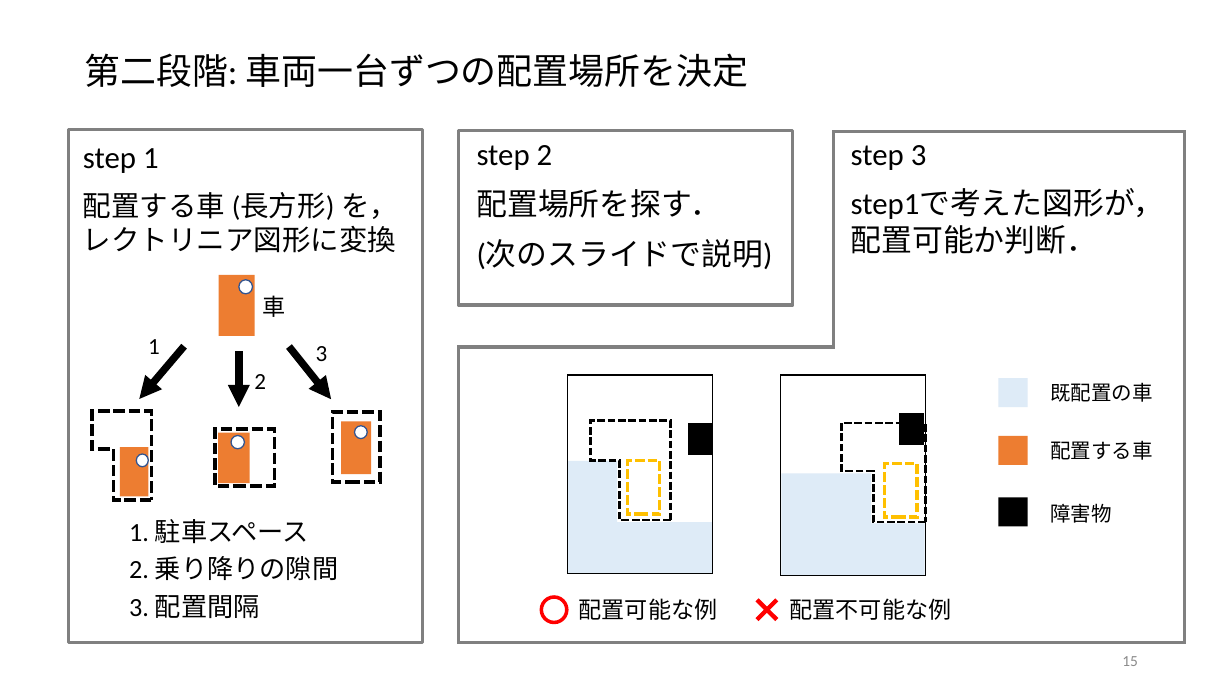
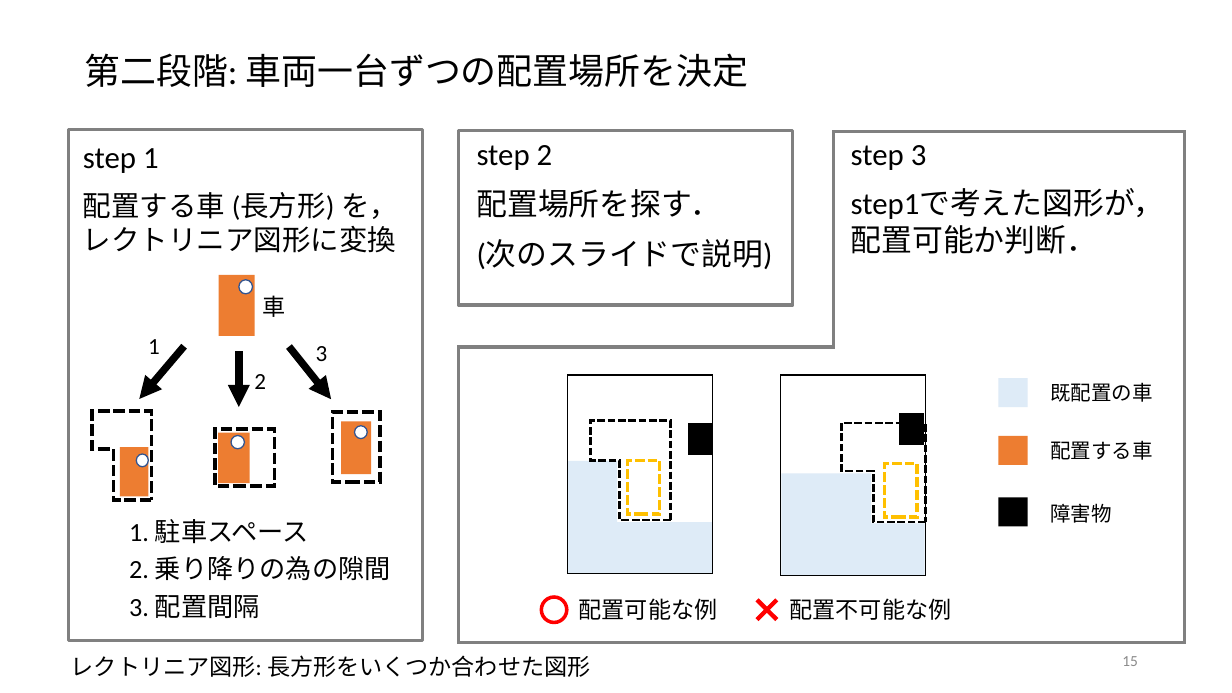
Before and after one commit to r-kurosu/kline, a slide deck: slide 15 of 卒論発表用スライド.pptx. Drawn at 1232x693 pixels with LibreOffice and Linux fonts; fonts in the diff are those of the drawing. Boxes give left, top, right and bottom in pixels: in the first picture for what was removed or moved away, otherwise in the second. Text is boxed around its words. In the diff, an @@ line names an element or a change of style, - is before the commit and + after.

```diff
--- a/卒論発表用スライド.pptx
+++ b/卒論発表用スライド.pptx
@@ text at (129, 556, 391, 580): text changed @@
-  2. 乗り降りの隙間
+  2. 乗り降りの為の隙間
@@ text added at (71, 655, 590, 677), 18 pt, text #000000 @@
+レクトリニア図形: 長方形をいくつか合わせた図形
```
Also in this commit, not shown: 1 other slide changed, 2 other files.
